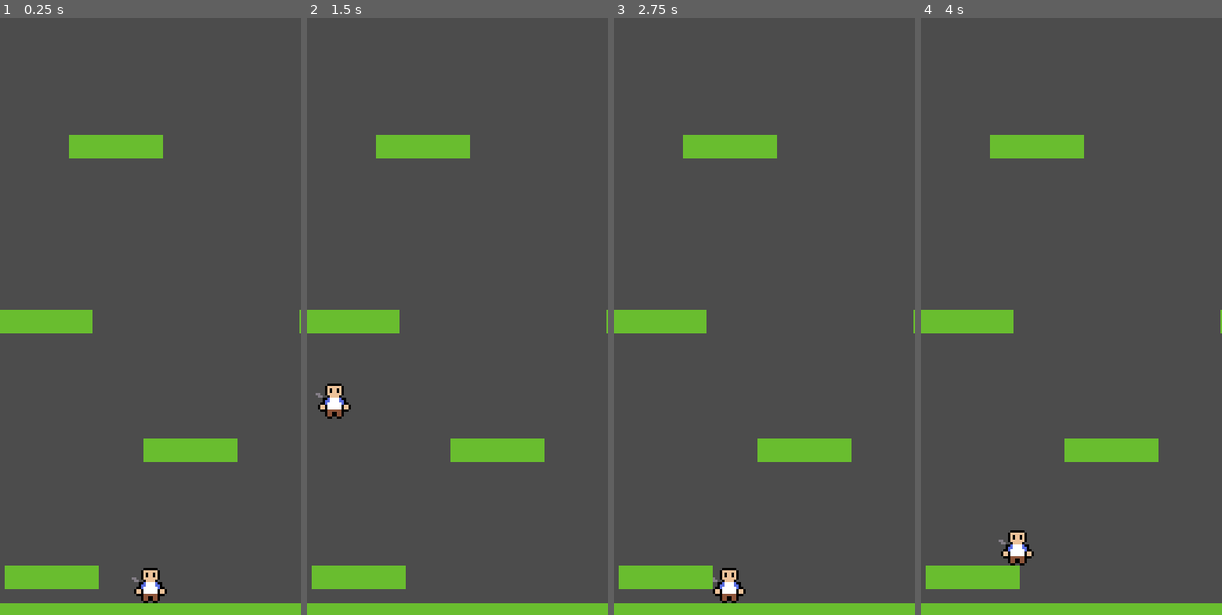
Above: before the commit, frames 1-4 (left to right).
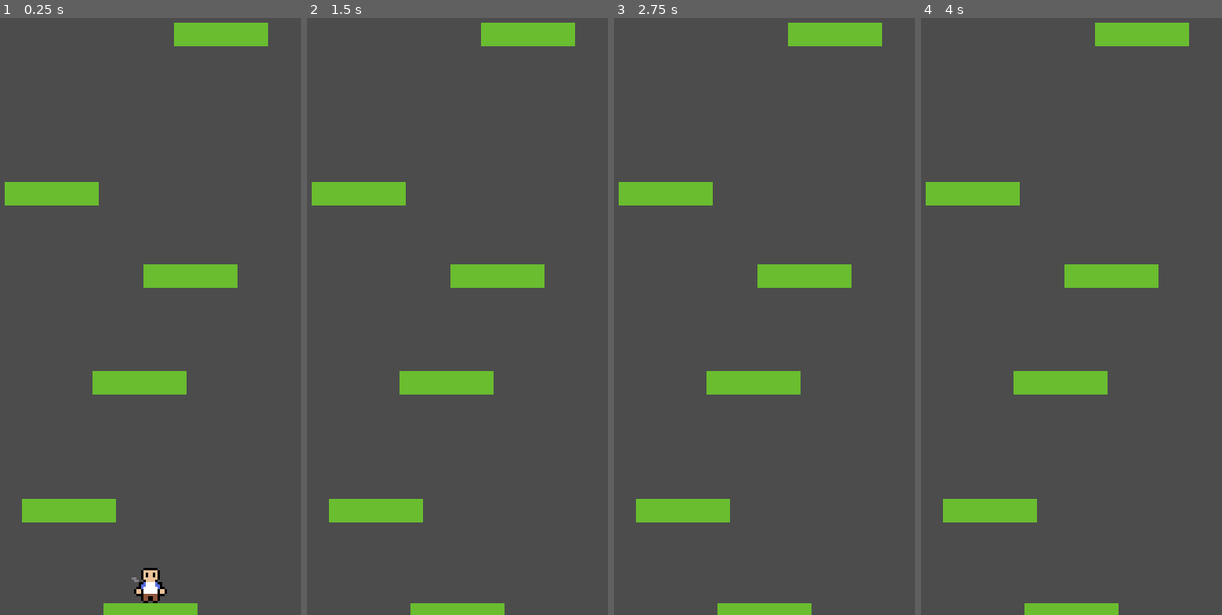
Above: after the commit, the same moments.

Repository: gmatiukhin/joodle-dump
Game: Godot game, scene res://Game.tscn
The game is run twice, just before and just after one commit, with the same random seed, the same clock (stepped at 60 frames per second) and the same inputs.
Inputs:
- Up to frame 1 (0.25 s): no input
- Up to frame 2 (1.5 s): tap Enter at 0.5 s; hold W (jump) 0.53-1.28 s; hold D (move_right) from 0.53 s (still down); tap S (duck, bound only before the commit) at 0.6 s; tap W (jump) at 1.35 s
- Up to frame 3 (2.75 s): tap W (jump) at 1.52, 1.82 s; tap S (duck, bound only before the commit) at 1.55, 2.1 s; release D (move_right) at 2.03 s; hold A (move_left) from 2.03 s (still down); hold W (jump) from 2.03 s (still down)
- Up to frame 4 (4 s): tap Space at 2.75 s; release A (move_left) at 2.78 s; release W (jump) at 2.78 s; hold D (move_right) from 2.78 s (still down); tap S (duck, bound only before the commit) at 2.85 s; tap W (jump) at 3.02, 3.32 s; hold W (jump) from 3.53 s (still down)

The runs differ from the first frame. In frame 1, 12% of the frame differs, in the area x 0-100%, y 0-100%; in frame 2, 13%; in frame 3, 13%; in frame 4, 13%.

Commit message:
Platform movement, remove player's ability to duck

Diff:
--- a/Game.tscn
+++ b/Game.tscn
@@ -1,28 +1,14 @@
-[gd_scene load_steps=5 format=2]
+[gd_scene load_steps=3 format=2]
 
 [ext_resource path="res://Player.tscn" type="PackedScene" id=1]
-[ext_resource path="res://Ground.png" type="Texture" id=2]
 [ext_resource path="res://PlatformSpawner.gd" type="Script" id=3]
-
-[sub_resource type="RectangleShape2D" id=1]
-extents = Vector2( 64, 5 )
 
 [node name="Game" type="Node2D"]
 
 [node name="Player" parent="." instance=ExtResource( 1 )]
-position = Vector2( 64, 240 )
-
-[node name="Ground" type="StaticBody2D" parent="."]
-position = Vector2( 64, 256 )
-collision_layer = 2
-collision_mask = 0
-
-[node name="CollisionShape2D" type="CollisionShape2D" parent="Ground"]
-shape = SubResource( 1 )
-
-[node name="Sprite" type="Sprite" parent="Ground"]
-scale = Vector2( 128, 10 )
-texture = ExtResource( 2 )
+position = Vector2( 64, 243 )
 
 [node name="PlatformSpawner" type="Node2D" parent="."]
 script = ExtResource( 3 )
+
+[connection signal="first_jump" from="Player" to="PlatformSpawner" method="_on_Player_first_jump"]
--- a/PlatformSpawner.gd
+++ b/PlatformSpawner.gd
@@ -1,55 +1,91 @@
 extends Node2D
 
-const NUM_PLATFORMS = 4
+var rng = RandomNumberGenerator.new()
+var platform_preload = preload("res://Platform.tscn")
+onready var viewport := get_viewport_rect().size
+
 const Y_SCATTER = 20
 const X_SCATTER = 60
 
-const PLATFORM_CLEAR_ZONE = 20
+const PLATFORM_CLEAR_ZONE = 20 # Space to leave free for jumps
+const PLATFORM_MOVEMENT_SPEED = 40
 
-var rng = RandomNumberGenerator.new()
-var platform_preload = preload("res://Platform.tscn")
-onready var viewport = get_viewport_rect().size
+onready var last_platform_y := 0.0
+onready var last_platform_x := 0.0
 
-func spawn_platforms():
-	var platform_elevation_delta = viewport.y / NUM_PLATFORMS
-	print(platform_elevation_delta)
-	var prev_pos_x = 0
-	for i in NUM_PLATFORMS:
+const NUM_PLATFORMS_PER_SCREEN = 5
+onready var platform_elevation_delta = viewport.y / NUM_PLATFORMS_PER_SCREEN
+
+var are_platforms_moving := false
+
+# Generates new platform above the screen
+func generate_platform():
+	if last_platform_y > 0:
 		var platform_position := Vector2()
 
+		# Place new platform on semi-random position above the top most previous platform
 		var elevation_scatter = rng.randf_range(-Y_SCATTER, Y_SCATTER)
-		platform_position.y = (i + 1) * platform_elevation_delta + elevation_scatter
+		platform_position.y = last_platform_y - (platform_elevation_delta + elevation_scatter)
 
 		platform_position.x = viewport.x / 2 + rng.randf_range(-X_SCATTER, X_SCATTER)
-		# Offset new platform so that the player can always jump from the previous
-		var x_delta = platform_position.x - prev_pos_x
+		# Offset new platform to the side so that the player can always jump from the previous
+		var x_delta = platform_position.x - last_platform_x
 		if is_equal_approx(x_delta, 0.0):
+			# If a platform was generated perfectly above a previous, move it to random side
 			platform_position.x += PLATFORM_CLEAR_ZONE * (1 if rng.randf() > 0.5 else -1)
 		elif abs(x_delta) < PLATFORM_CLEAR_ZONE:
+			# If a platform does not provide a big enough gap for jumping, enlage that gap
 			platform_position.x += PLATFORM_CLEAR_ZONE * sign(x_delta)
-		prev_pos_x = platform_position.x
 
 		spawn_platform(platform_position)
 
-# Spawns two platforms instead of one in order to accomodate screen wrapping
-func spawn_platform(pos: Vector2):
+func spawn_platform(pos: Vector2, duplicate := true):
+	print(pos)
 	var platform1 = platform_preload.instance() as StaticBody2D
 	platform1.position = pos
 
-	var platform2 = platform_preload.instance() as StaticBody2D
-	var wrap_offset = viewport.x * (1 if pos.x < viewport.x / 2 else -1)
-	platform2.position = pos + Vector2(wrap_offset, 0)
-
-	print(platform1.position)
+	last_platform_x = pos.x
+	last_platform_y = pos.y
 
 	add_child(platform1)
-	add_child(platform2)
+
+	# Spawn a second platform to the side, so that wrapping is be possible
+	if duplicate:
+		var platform2 = platform_preload.instance() as StaticBody2D
+		var wrap_offset = viewport.x * (1 if pos.x < viewport.x / 2 else -1)
+		platform2.position = pos + Vector2(wrap_offset, 0)
+
+		add_child(platform2)
 
 # Called when the node enters the scene tree for the first time.
 func _ready():
 	rng.randomize()
-	spawn_platforms()
+	spawn_platform(Vector2(viewport.x / 2, viewport.y), false)
+
+# Removes platforms below the viewport
+func remove_platforms_below():
+	var children = get_children()
+	for child in children:
+		var platform = child as StaticBody2D
+		if platform.position.y < -1 * viewport.y:
+			print(platform.name)
+			child.queue_free()
+
+# Moves platforms down with constant speed
+func move_platforms(speed: float):
+	var children = get_children()
+	for child in children:
+		child.position.y += speed
+	last_platform_y = children[-1].position.y
 
 # Called every frame. 'delta' is the elapsed time since the previous frame.
 func _process(delta):
-	pass
+	generate_platform()
+	if are_platforms_moving:
+		move_platforms(PLATFORM_MOVEMENT_SPEED * delta)
+		remove_platforms_below()
+
+# Connect with player's signal
+# Only start moving platforms down after player jumped once
+func _on_Player_first_jump():
+	are_platforms_moving = true
--- a/Player.gd
+++ b/Player.gd
@@ -10,11 +10,12 @@
 # Stores charge between frames
 var charge = 1
 
-const DUCK_SPEED = 100
-
 var velocity = Vector2()
 
 onready var gravity = ProjectSettings.get_setting("physics/2d/default_gravity")
+
+signal first_jump
+var is_first_jump_emited := false
 
 func _physics_process(delta):
 	# Horizontal movement code
@@ -24,18 +25,18 @@
 	# Wrap screen border
 	position.x = wrapf(position.x, 0, get_viewport_rect().size.x)
 
-	# Jumping and ducking controls
+	# Jumping controls
 	if is_on_floor():
-#		print(charge)
 		if Input.is_action_pressed("jump"):
 			charge *= CHARGE_MODIFIER
 			charge = clamp(charge, 1, 4)
 		if Input.is_action_just_released("jump"):
 			velocity.y = -JUMP_SPEED * charge
 			charge = 1
+			if not is_first_jump_emited:
+				emit_signal("first_jump")
 	else:
-		if Input.is_action_just_pressed("duck"):
-			velocity.y += DUCK_SPEED
+		charge = 1 # Reset charge if falling
 
 	# Vertical acceleration/deceleration code. Apply gravity.
 	if velocity.y < 0: # Juming
--- a/project.godot
+++ b/project.godot
@@ -44,12 +44,6 @@
 , Object(InputEventKey,"resource_local_to_scene":false,"resource_name":"","device":0,"alt":false,"shift":false,"control":false,"meta":false,"command":false,"pressed":false,"scancode":32,"physical_scancode":0,"unicode":0,"echo":false,"script":null)
  ]
 }
-duck={
-"deadzone": 0.5,
-"events": [ Object(InputEventKey,"resource_local_to_scene":false,"resource_name":"","device":0,"alt":false,"shift":false,"control":false,"meta":false,"command":false,"pressed":false,"scancode":83,"physical_scancode":0,"unicode":0,"echo":false,"script":null)
-, Object(InputEventKey,"resource_local_to_scene":false,"resource_name":"","device":0,"alt":false,"shift":false,"control":false,"meta":false,"command":false,"pressed":false,"scancode":16777237,"physical_scancode":0,"unicode":0,"echo":false,"script":null)
- ]
-}
 
 [layer_names]
 
